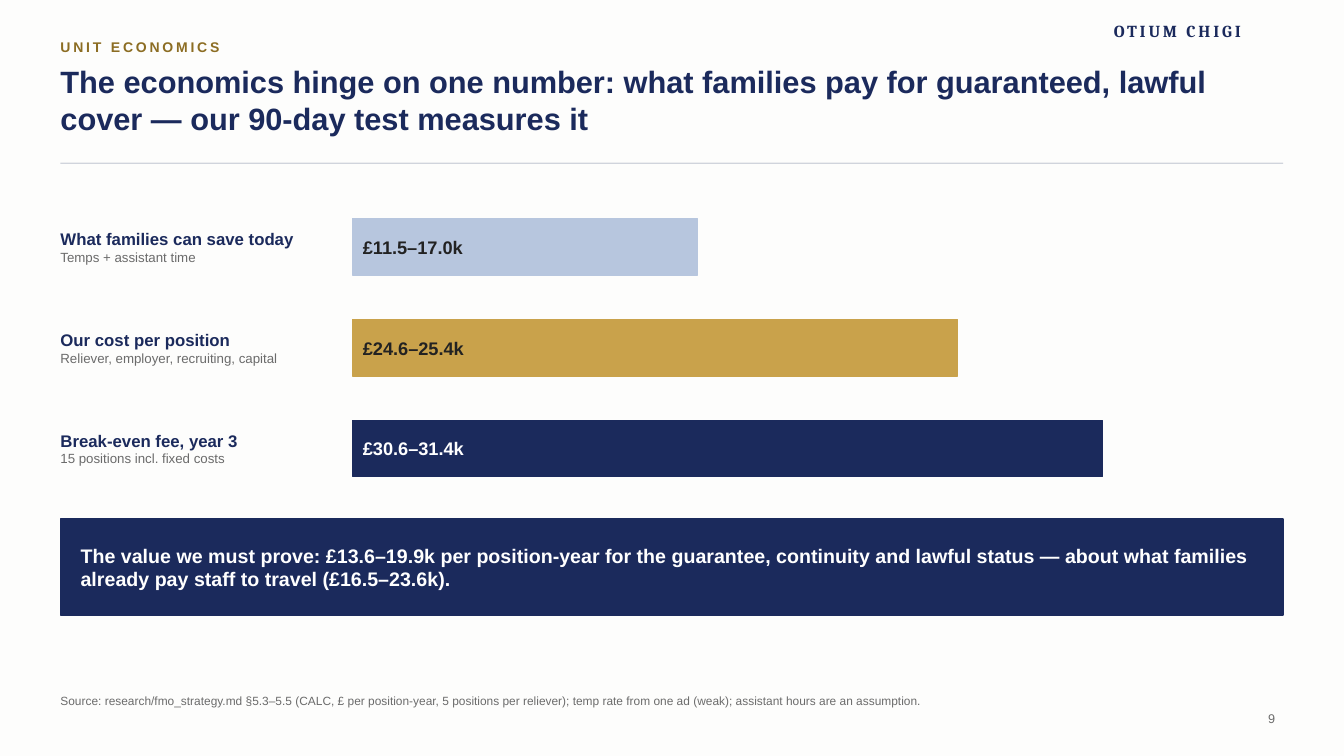
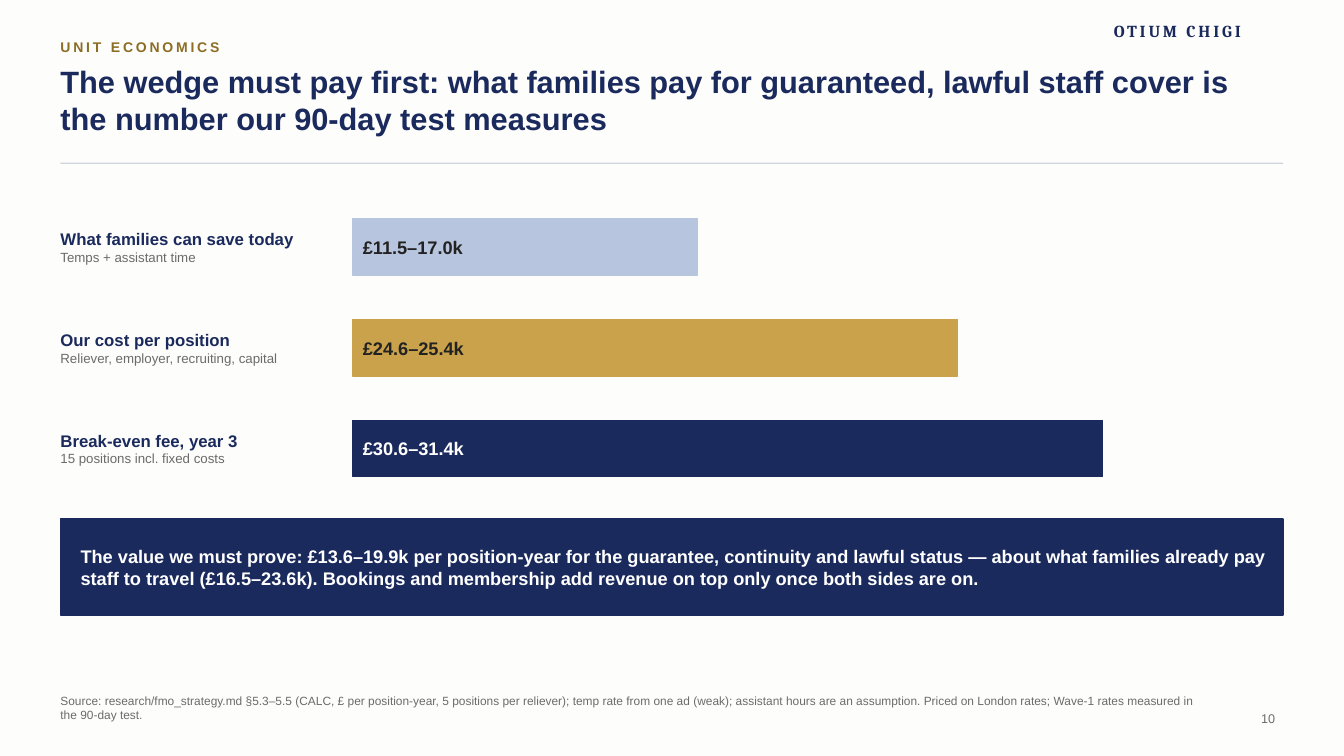
Before and after one commit to algarcalebe-web/legendary-bassoon, a slide deck: slide 10 of deck/Otium_Chigi_Journeys_Pitch_Deck.pptx (slide 9 before the commit). Drawn at 1344x756 pixels with LibreOffice and Linux fonts; fonts in the diff are those of the drawing; background and template pictures are left out. Boxes give left, top, right and bottom in pixels: in the first picture for what was removed or moved away, otherwise in the second. Text is boxed around its words. In the diff, an @@ line names an element or a change of style, - is before the commit and + after.

```diff
--- a/deck/Otium_Chigi_Journeys_Pitch_Deck.pptx
+++ b/deck/Otium_Chigi_Journeys_Pitch_Deck.pptx
@@ title at box(60, 70, 1228, 135): text changed @@
-The economics hinge on one number: what families pay for guaranteed, lawful cover — our 90-day test measures it
+The wedge must pay first: what families pay for guaranteed, lawful staff cover is the number our 90-day test measures
@@ text at box(81, 549, 1265, 589): text changed; size 14 to 13 pt @@
-The value we must prove: £13.6–19.9k per position-year for the guarantee, continuity and lawful status — about what families already pay staff to travel (£16.5–23.6k).
+The value we must prove: £13.6–19.9k per position-year for the guarantee, continuity and lawful status — about what families already pay staff to travel (£16.5–23.6k). Bookings and membership add revenue on top only once both sides are on.
@@ text at box(60, 696, 1193, 722): text changed @@
-Source: research/fmo_strategy.md §5.3–5.5 (CALC, £ per position-year, 5 positions per reliever); temp rate from one ad (weak); assistant hours are an assumption.
+Source: research/fmo_strategy.md §5.3–5.5 (CALC, £ per position-year, 5 positions per reliever); temp rate from one ad (weak); assistant hours are an assumption. Priced on London rates; Wave-1 rates measured in the 90-day test.
@@ page number at box(1261, 714, 1275, 723): text changed @@
-9
+10
```
Also in this commit, not shown: 8 other slides changed, 6 slides added, 5 slides removed, 3 other files.
